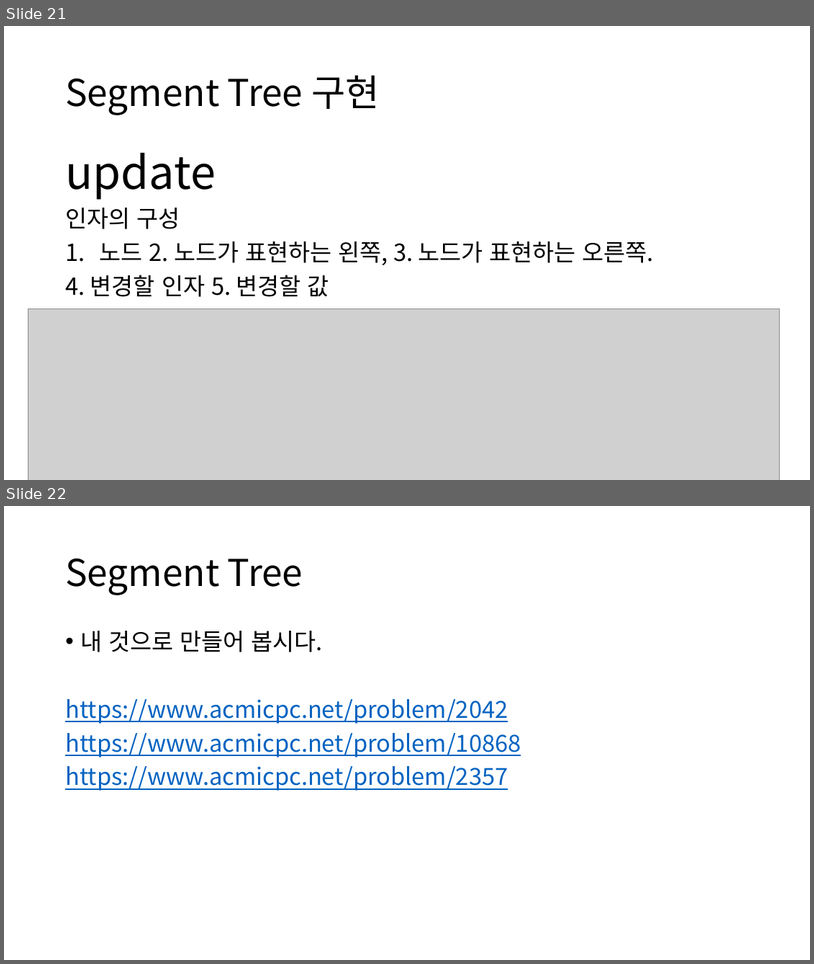
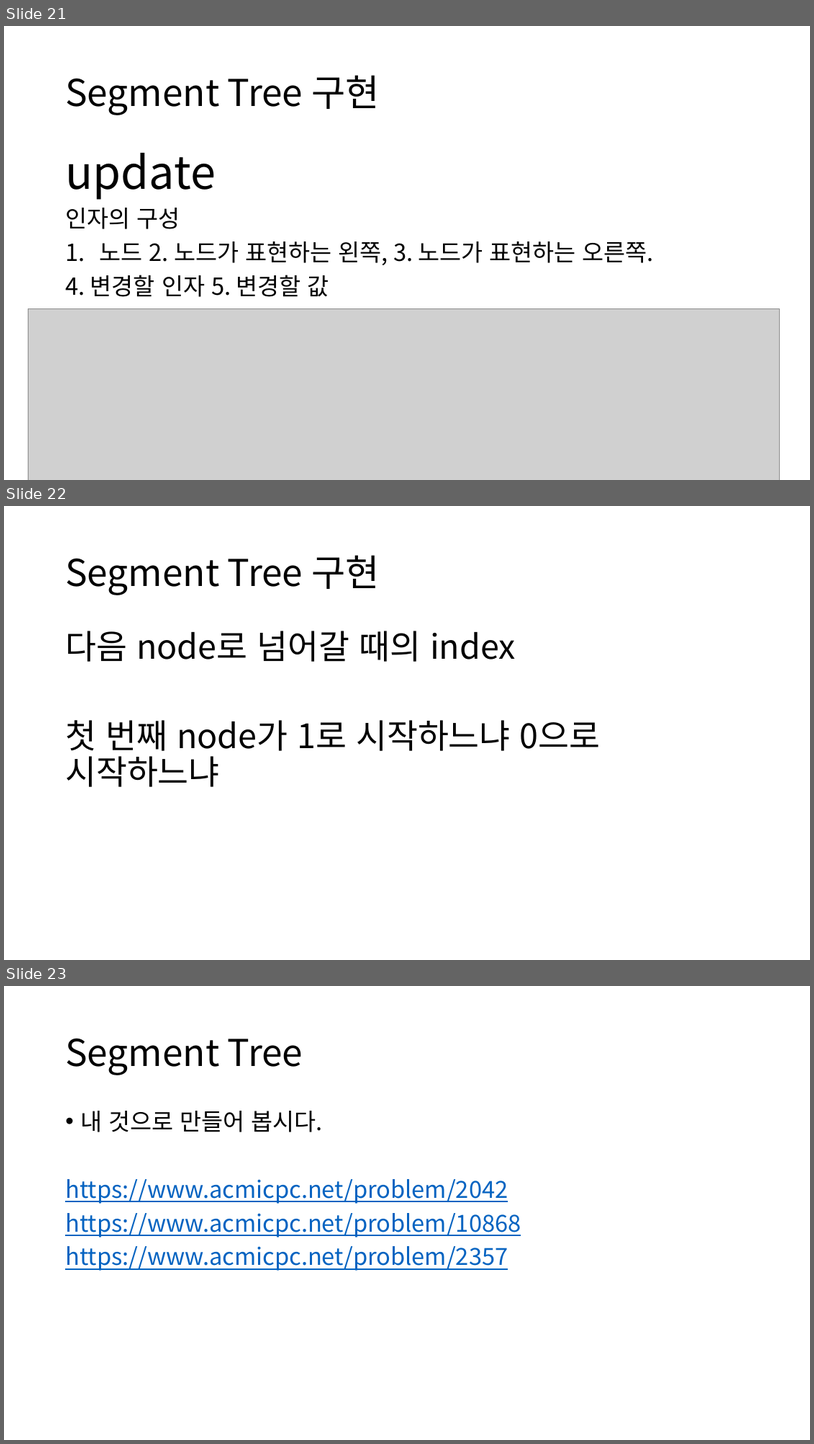
Before and after one commit to ALGOSOPT/algosopt, a slide deck: Chapter24/Segment Tree.pptx. Shown one above the other, each under a label of ours: slides 21 and 22 before the commit, slides 21, 22 and 23 after it. The pictures are 814x964 and 814x1444 pixels, drawn with LibreOffice and Linux fonts; fonts in the diff are those of the drawing; grey boxes stand for pictures. Boxes give left, top, right and bottom in pixels: in the first picture for what was removed or moved away, otherwise in the second. Text is boxed around its words. In the diff, an @@ line names an element or a change of style, - is before the commit and + after.

```diff
--- a/Chapter24/Segment Tree.pptx
+++ b/Chapter24/Segment Tree.pptx
@@ slide 22 added at <box>4,506,810,960</box>, background #FFFFFF @@
@@ title added at <box>65,555,379,595</box>, 44 pt, text #000000 @@
+Segment Tree 구현
@@ text added at <box>65,631,601,787</box>, 40 pt, text #000000 @@
+다음 node로 넘어갈 때의 index
+첫 번째 node가 1로 시작하느냐 0으로 시작하느냐
@@ what was slide 22 is now slide 23 @@
```
Also in this commit, not shown: 1 slide changed, 2 other files.
